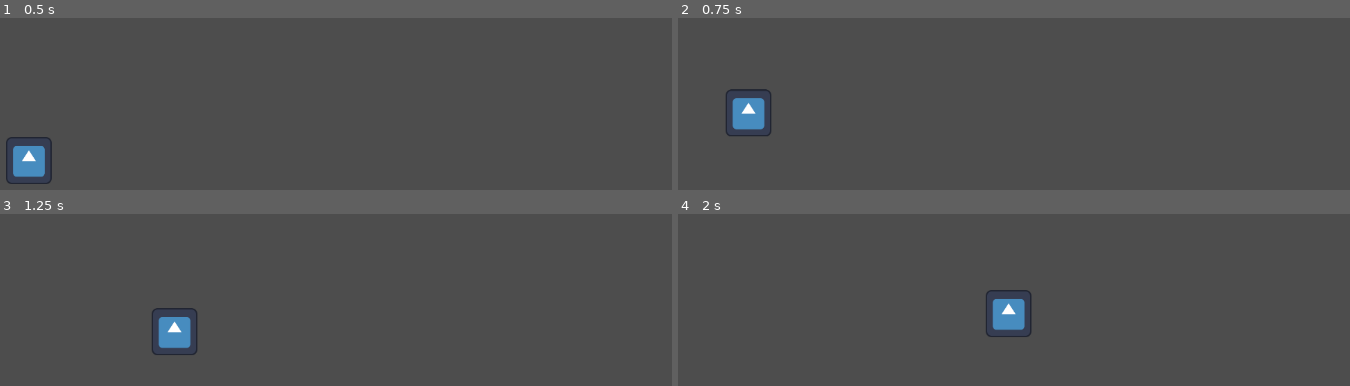
Above: before the commit, frames 1-4 (two rows, left to right).
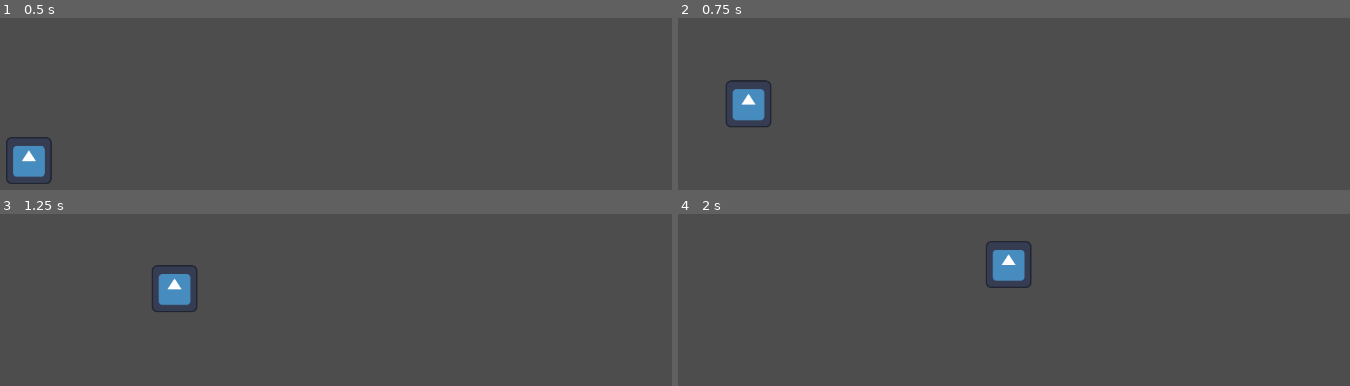
Above: after the commit, the same moments.

Repository: KevinSanchez96/Movimiento-2D-en-Godot
Game: Godot game, scene res://escena_principal.tscn
Same seed, same stepped clock (60 frames per second), same inputs: the game is played once before the commit and once after it. The engine's default icon, where the game draws it, is replaced by a stand-in: a white triangle on a blue panel in a dark square.
Inputs:
- Up to frame 1 (0.5 s): no input
- Up to frame 2 (0.75 s): tap Enter (ui_accept) at 0.5, 0.6 s; hold Right (move_right) from 0.53 s (still down)
- Up to frame 3 (1.25 s): keep holding Right (move_right); tap Enter (ui_accept) at 0.77, 1.07 s
- Up to frame 4 (2 s): keep holding Right (move_right); tap Enter (ui_accept) at 1.35, 1.52, 1.82 s

Frame 1 is identical in both runs. In frame 2, 0.9% of the frame differs, in the area x 7-14%, y 36-69%; in frame 3, 2.1%; in frame 4, 2.2%, in the area x 45-53%, y 15-72%.

Commit message:
Doble salto
Modificamos el codigo del salto , agregando un maximo de salto (2) y haciendo que al apretar Space no aumente un contador de salto cuya cantidad nunca va a superar al maximo de saltos.

Diff:
--- a/movimiento-2d-en-godot/character_body_2d.gd
+++ b/movimiento-2d-en-godot/character_body_2d.gd
@@ -2,20 +2,27 @@
 
 const SPEED = 300.0
 const JUMP_VELOCITY = -400.0
-const JUMP_COUNT = 0
+
+
 const MAX_JUMPS = 2
 var volando = false
 var gravedad_volando = 200
-
+var jump_count = 0
 
 func _physics_process(delta: float) -> void:
 	# Add the gravity.
 	if not is_on_floor():
 		velocity += get_gravity() * delta
+	if is_on_floor():
+		jump_count = 0
+		volando = false
+
 
 	# Handle jump.
-	if Input.is_action_just_pressed("ui_accept") and is_on_floor():
+	if Input.is_action_just_pressed("ui_accept") and jump_count < MAX_JUMPS:
+		jump_count += 1
 		velocity.y = JUMP_VELOCITY
+
 
 	# Get the input direction and handle the movement/deceleration.
 	# As good practice, you should replace UI actions with custom gameplay actions.
